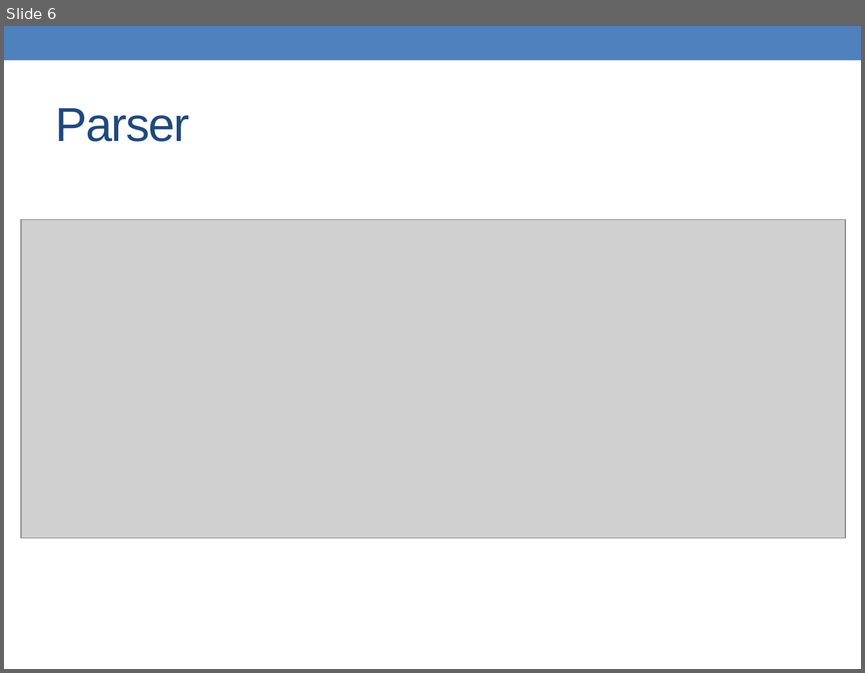
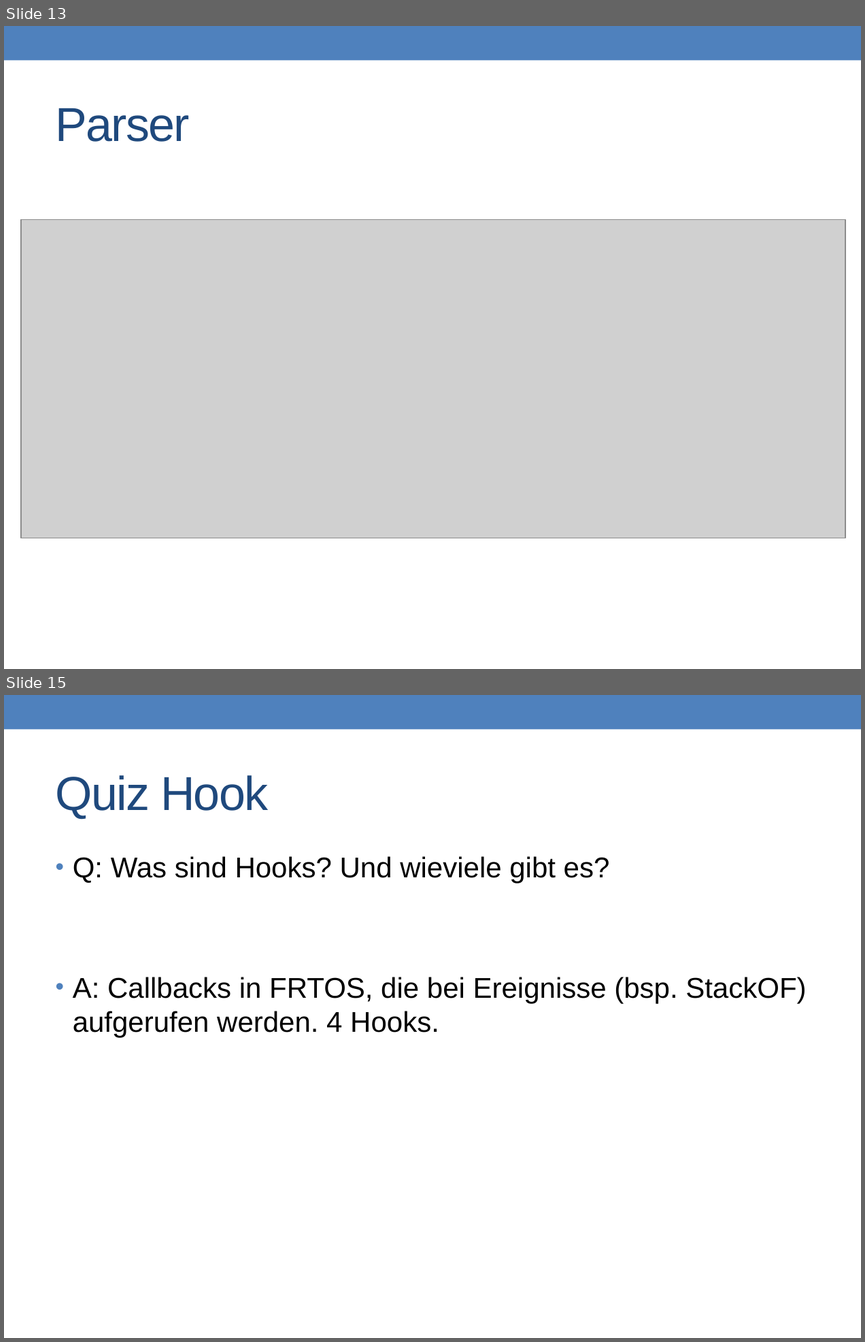
Before and after one commit to prg2lt1/robogit, a slide deck: Recap/ToroRecap.pptx. Shown one above the other, each under a label of ours: slide 6 before the commit, slides 13 and 15 after it; the slides between them are not shown. The pictures are 865x673 and 865x1342 pixels, drawn with LibreOffice and Linux fonts; fonts in the diff are those of the drawing; grey boxes stand for pictures. Boxes give left, top, right and bottom in pixels: in the first picture for what was removed or moved away, otherwise in the second. Text is boxed around its words. In the diff, an @@ line names an element or a change of style, - is before the commit and + after.

```diff
--- a/Recap/ToroRecap.pptx
+++ b/Recap/ToroRecap.pptx
@@ slide 15 added at (4, 695, 861, 1338), background #FFFFFF; not listed: 1 template element that a slide beside it also shows @@
@@ title added at (56, 775, 268, 819), 40 pt, text #1F497D @@
+Quiz Hook
@@ text added at (73, 856, 806, 1038), 24 pt, text #000000 @@
+• Q: Was sind Hooks? Und wieviele gibt es?
+• A: Callbacks in FRTOS, die bei Ereignisse (bsp. StackOF) aufgerufen werden. 4 Hooks.
@@ what was slide 6 is now slide 13 @@
```
Also in this commit, not shown: 4 slides changed, 9 other slides added, 2 slides removed.
